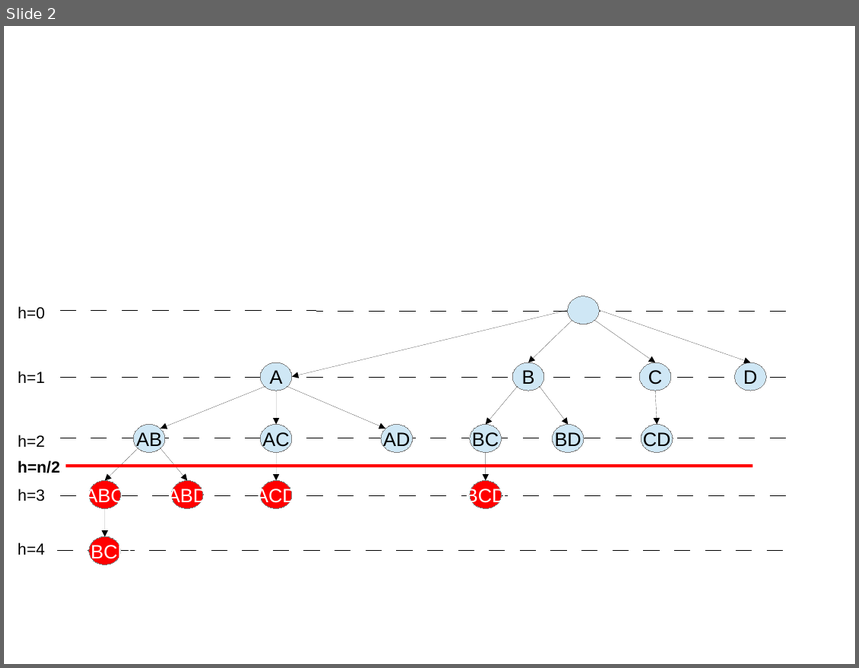
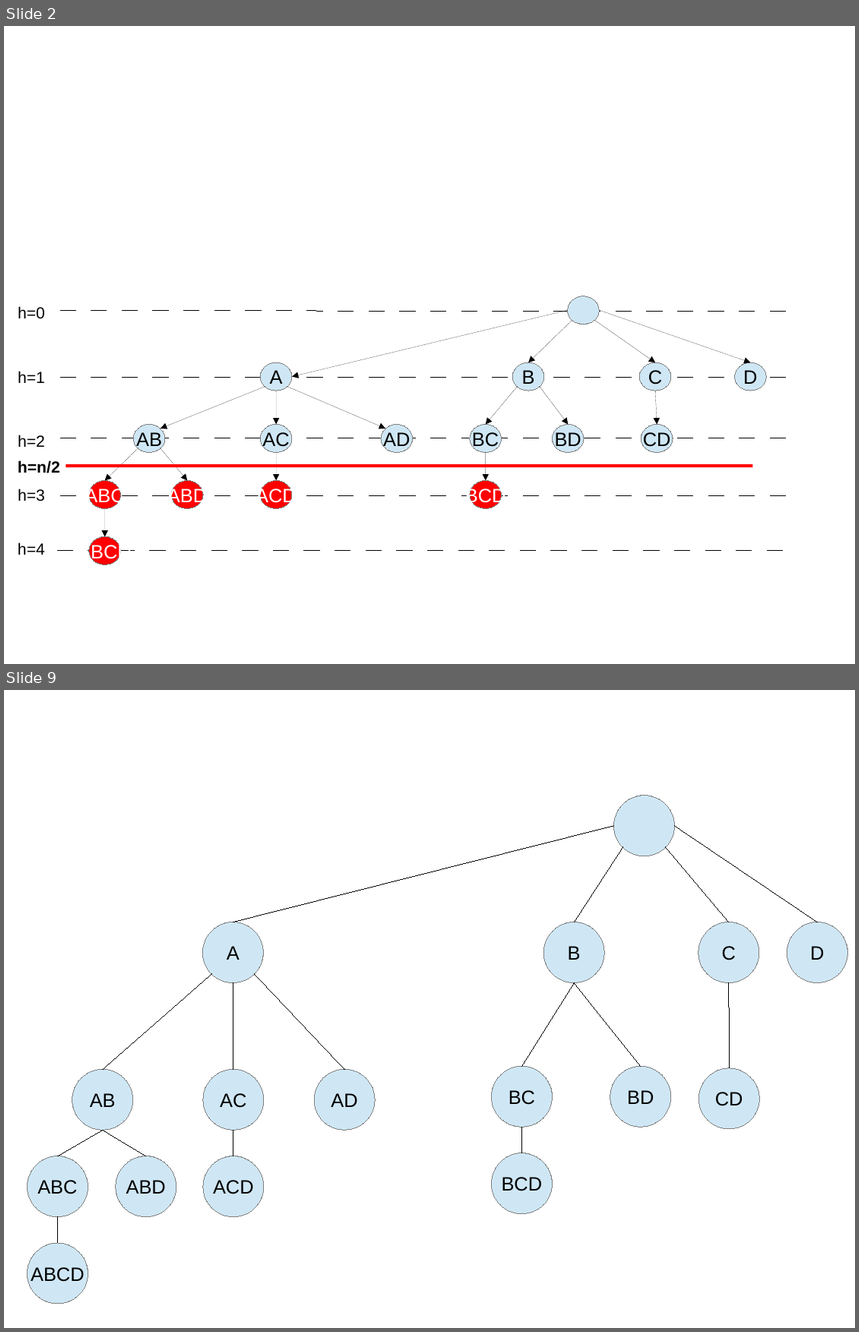
Before and after one commit to guilhermeiecker/pg, a slide deck: monografia/figs/figuras.odp. Shown one above the other, each under a label of ours: slide 2 before the commit, slides 2 and 9 after it; the slides between them are not shown. The pictures are 859x668 and 859x1332 pixels, drawn with LibreOffice and Linux fonts; fonts in the diff are those of the drawing. Boxes give left, top, right and bottom in pixels: in the first picture for what was removed or moved away, otherwise in the second. Text is boxed around its words. In the diff, an @@ line names an element or a change of style, - is before the commit and + after.

```diff
--- a/monografia/figs/figuras.odp
+++ b/monografia/figs/figuras.odp
@@ slide 9 added at <box>4,690,855,1328</box>, background #FFFFFF @@
@@ ellipse added at <box>614,795,675,856</box>, fill #CFE7F5, outline #808080 0 pt @@
@@ line added from (234, 923) to (614, 826), #000000 0 pt @@
@@ line added from (818, 923) to (675, 826), #000000 0 pt @@
@@ line added from (574, 923) to (623, 847), #000000 0 pt @@
@@ line added from (729, 923) to (666, 847), #000000 0 pt @@
@@ ellipse added at <box>202,923,263,983</box>, fill #CFE7F5, outline #808080 0 pt, 18 pt, text #000000 @@
+A
@@ ellipse added at <box>544,923,605,983</box>, fill #CFE7F5, outline #808080 0 pt, 18 pt, text #000000 @@
+B
@@ ellipse added at <box>699,923,760,983</box>, fill #CFE7F5, outline #808080 0 pt, 18 pt, text #000000 @@
+C
@@ ellipse added at <box>788,923,848,983</box>, fill #CFE7F5, outline #808080 0 pt, 18 pt, text #000000 @@
+D
@@ line added from (103, 1069) to (211, 974), #000000 0 pt @@
@@ line added from (234, 1069) to (234, 983), #000000 0 pt @@
@@ line added from (344, 1069) to (254, 974), #000000 0 pt @@
@@ line added from (522, 1066) to (575, 983), #000000 0 pt @@
@@ line added from (641, 1066) to (574, 983), #000000 0 pt @@
@@ line added from (729, 1068) to (729, 983), #000000 0 pt @@
@@ ellipse added at <box>72,1069,133,1130</box>, fill #CFE7F5, outline #808080 0 pt, 18 pt, text #000000 @@
+AB
@@ ellipse added at <box>203,1069,265,1130</box>, fill #CFE7F5, outline #808080 0 pt, 18 pt, text #000000 @@
+AC
@@ ellipse added at <box>315,1069,376,1130</box>, fill #CFE7F5, outline #808080 0 pt, 18 pt, text #000000 @@
+AD
@@ ellipse added at <box>491,1066,553,1127</box>, fill #CFE7F5, outline #808080 0 pt, 18 pt, text #000000 @@
+BC
@@ ellipse added at <box>610,1066,671,1127</box>, fill #CFE7F5, outline #808080 0 pt, 18 pt, text #000000 @@
+BD
@@ ellipse added at <box>699,1068,760,1129</box>, fill #CFE7F5, outline #808080 0 pt, 18 pt, text #000000 @@
+CD
@@ line added from (57, 1157) to (103, 1130), #000000 0 pt @@
@@ line added from (103, 1130) to (146, 1157), #000000 0 pt @@
@@ line added from (234, 1157) to (234, 1130), #000000 0 pt @@
@@ line added from (522, 1154) to (522, 1127), #000000 0 pt @@
@@ ellipse added at <box>27,1157,88,1217</box>, fill #CFE7F5, outline #808080 0 pt, 18 pt, text #000000 @@
+ABC
@@ ellipse added at <box>116,1157,177,1217</box>, fill #CFE7F5, outline #808080 0 pt, 18 pt, text #000000 @@
+ABD
@@ ellipse added at <box>203,1157,265,1217</box>, fill #CFE7F5, outline #808080 0 pt, 18 pt, text #000000 @@
+ACD
@@ ellipse added at <box>491,1154,553,1214</box>, fill #CFE7F5, outline #808080 0 pt, 18 pt, text #000000 @@
+BCD
@@ line added from (57, 1243) to (57, 1217), #000000 0 pt @@
@@ ellipse added at <box>27,1243,88,1304</box>, fill #CFE7F5, outline #808080 0 pt, 18 pt, text #000000 @@
+ABCD
```
Also in this commit, not shown: 7 other slides added, 56 other files.
